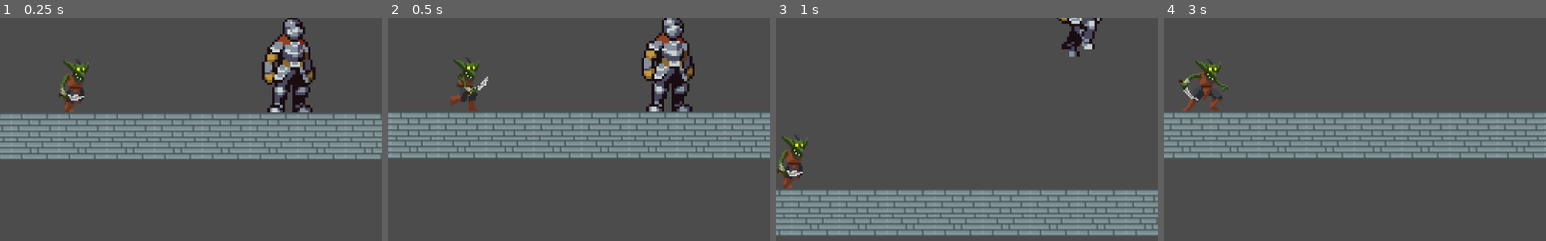
Above: before the commit, frames 1-4 (left to right).
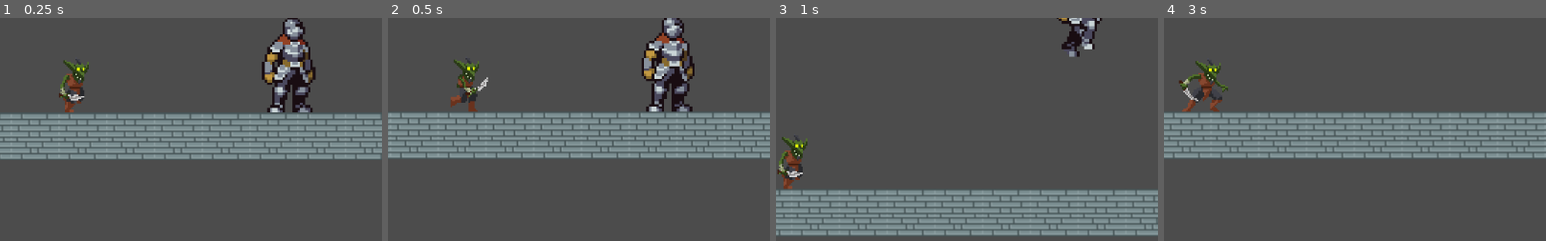
Above: after the commit, the same moments.

Repository: zacbowness/Blood-Demon
Game: Godot game, scene res://Scenes/Main.tscn
Two runs of this game, one before a commit and one after it. Both use one fixed random seed, a clock stepped at 60 frames per second and the inputs below.
Inputs (mouse positions are % of the whole screen's width and height, from its top left):
- Up to frame 1 (0.25 s): no input
- Up to frame 2 (0.5 s): no input
- Up to frame 3 (1 s): move the mouse to (72, 45) at 0.52 s; hold D (move_right) from 0.53 s (still down); click (72, 45) at 0.6 s; tap Space (jump) at 0.77 s
- Up to frame 4 (3 s): move the mouse to (30, 55) at 1.27 s; tap Shift (sprint) at 1.35, 2.85 s; tap Space (jump) at 1.52 s; move the mouse to (60, 28) at 2.02 s; release D (move_right) at 2.03 s; hold A (move_left) 2.03-2.78 s; click (60, 28) at 2.1 s; move the mouse to (45, 70) at 2.77 s; hold D (move_right) from 2.78 s (still down)
The pictures show only the part of the screen within x 0-50%, y 50-100%; the shares and areas given below are measured in that part.

Frame 1 is identical in both runs. In frame 2, 0.3% of the frame differs, in the area x 16-27%, y 18-42%; in frame 3, 0.3%; in frame 4, 0.4%, in the area x 4-17%, y 18-42%.

Commit message:
more enemy change

Diff:
--- a/Scenes/Goblin.tscn
+++ b/Scenes/Goblin.tscn
@@ -1,7 +1,11 @@
-[gd_scene load_steps=9 format=2]
+[gd_scene load_steps=10 format=2]
 
 [ext_resource path="res://assets/Monsters_Creatures_Fantasy/Goblin/spritesheet.png" type="Texture" id=1]
 [ext_resource path="res://scripts/Enemy.gd" type="Script" id=2]
+
+[sub_resource type="CapsuleShape2D" id=54]
+radius = 15.0
+height = 6.0
 
 [sub_resource type="RectangleShape2D" id=25]
 extents = Vector2( 15.875, 18.25 )
@@ -85,7 +89,7 @@
 
 [node name="CollisionShape2D" type="CollisionShape2D" parent="."]
 position = Vector2( 0, 8 )
-shape = SubResource( 25 )
+shape = SubResource( 54 )
 
 [node name="EnemyHitBox" type="Area2D" parent="."]
 
@@ -96,7 +100,7 @@
 [node name="Sprite" type="Sprite" parent="."]
 texture = ExtResource( 1 )
 hframes = 28
-frame = 7
+frame = 16
 
 [node name="AnimationPlayer" type="AnimationPlayer" parent="."]
 reset_on_save = false
